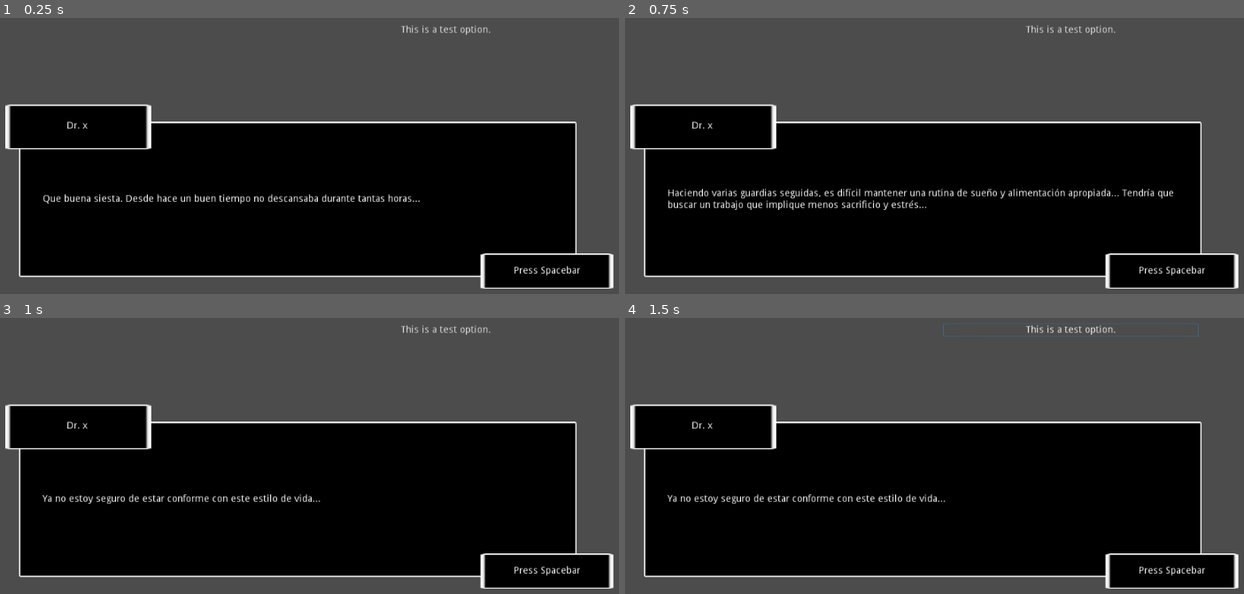
Above: before the commit, frames 1-4 (two rows, left to right).
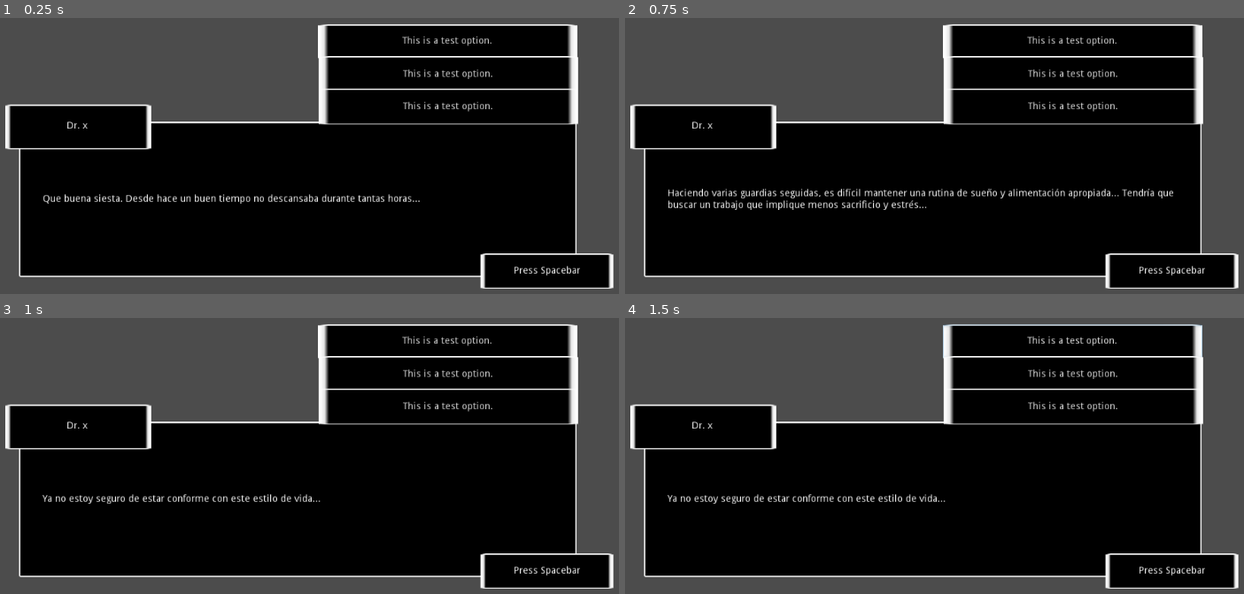
Above: after the commit, the same moments.

Repository: emilianaAilen/boss-vainilla
Game: Godot game, scene res://scenes/Main.tscn
The game is run twice, just before and just after one commit, with the same random seed, the same clock (stepped at 60 frames per second) and the same inputs.
Inputs:
- Up to frame 1 (0.25 s): no input
- Up to frame 2 (0.75 s): tap Space at 0.5 s
- Up to frame 3 (1 s): tap Enter (ui_accept) at 0.77 s
- Up to frame 4 (1.5 s): click "This is a test option." at 1.25 s

The runs differ from the first frame. In frame 1, 15% of the frame differs, in the area x 51-94%, y 2-39%; in frame 2, 15%; in frame 3, 15%; in frame 4, 15%, in the area x 51-94%, y 1-39%.

Commit message:
fix optionList

Diff:
--- a/scenes/Dialog.tscn
+++ b/scenes/Dialog.tscn
@@ -98,17 +98,36 @@
 
 [node name="SpaceBarAnimation" type="AnimationPlayer" parent="DialogBox/Body/SpaceBar"]
 
-[node name="OptionList" type="VBoxContainer" parent="DialogBox/Body"]
-margin_left = 432.335
-margin_top = -143.339
-margin_right = 802.335
-margin_bottom = -12.3394
+[node name="OptionList" type="NinePatchRect" parent="DialogBox/Body"]
+margin_left = 432.0
+margin_top = -141.0
+margin_right = 802.0
+margin_bottom = 3.0
 __meta__ = {
 "_edit_use_anchors_": false
 }
 
 [node name="Option" parent="DialogBox/Body/OptionList" instance=ExtResource( 2 )]
-anchor_right = 0.0
-anchor_bottom = 0.0
-margin_right = 370.0
-margin_bottom = 0.0
+anchor_right = 1.0
+anchor_bottom = 0.182
+margin_right = 5.0
+margin_bottom = 23.522
+size_flags_horizontal = 3
+
+[node name="Option2" parent="DialogBox/Body/OptionList" instance=ExtResource( 2 )]
+anchor_right = 1.0
+anchor_bottom = 0.346
+margin_left = 0.943909
+margin_top = 46.2498
+margin_right = 5.94391
+margin_bottom = 48.6158
+size_flags_horizontal = 3
+
+[node name="Option3" parent="DialogBox/Body/OptionList" instance=ExtResource( 2 )]
+anchor_right = 1.0
+anchor_bottom = 0.346
+margin_left = 0.943787
+margin_top = 93.4435
+margin_right = 5.94379
+margin_bottom = 95.8095
+size_flags_horizontal = 3
